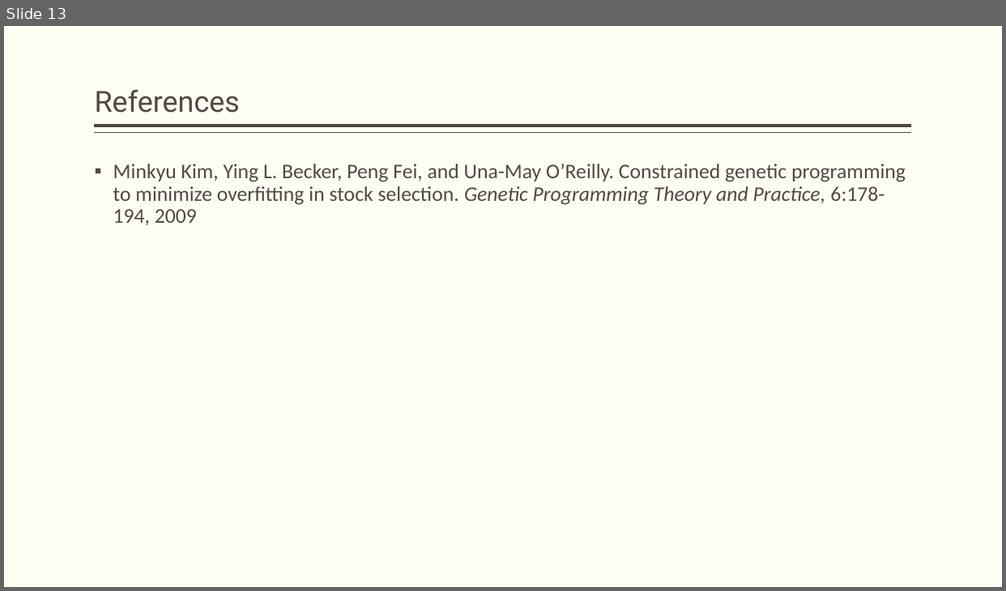
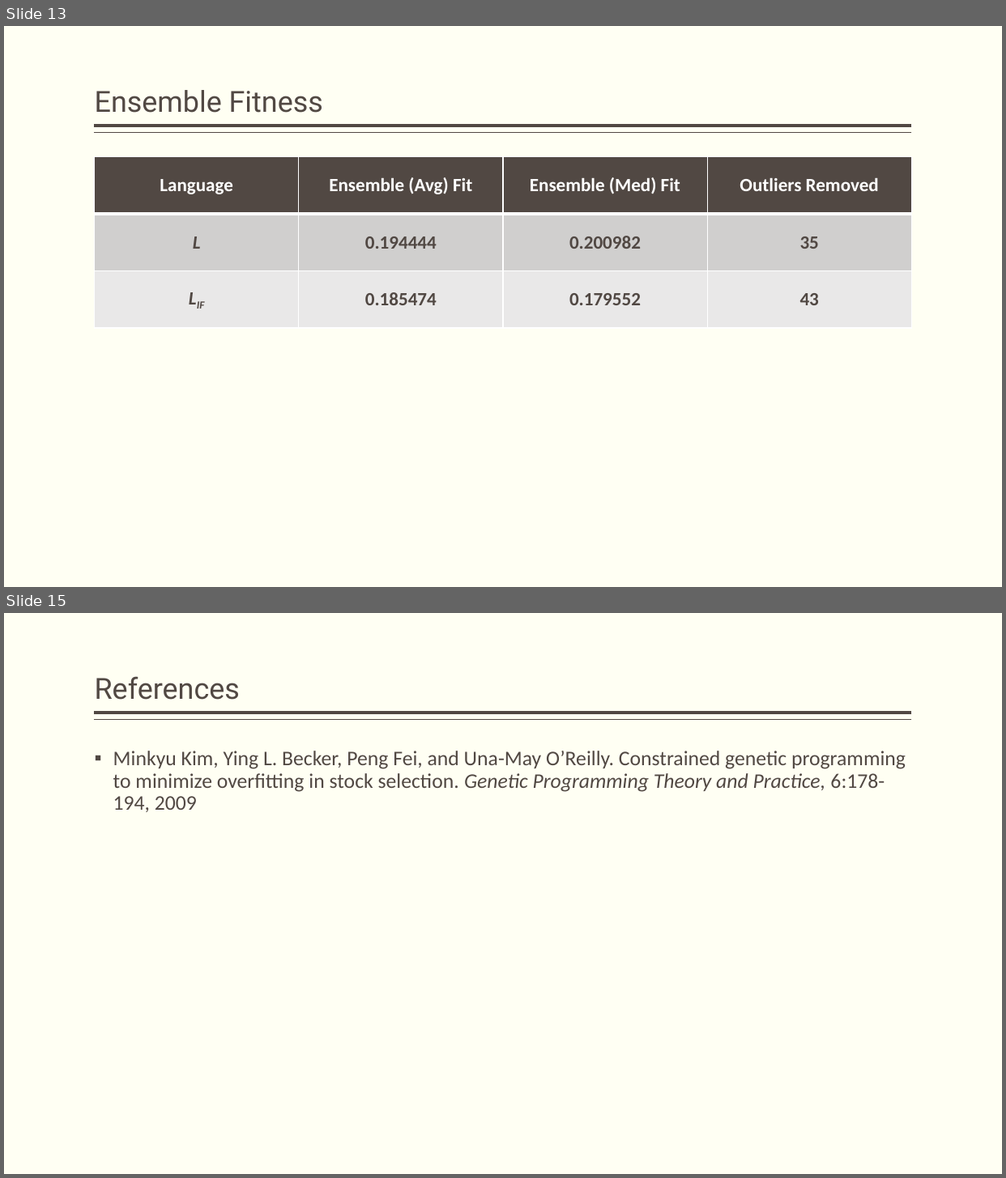
Before and after one commit to JamesEarle/GPP, a slide deck: GPP_Defense.pptx. Shown one above the other, each under a label of ours: slide 13 before the commit, slides 13 and 15 after it; the slides between them are not shown. The pictures are 1006x591 and 1006x1178 pixels, drawn with LibreOffice and Linux fonts; fonts in the diff are those of the drawing. Boxes give left, top, right and bottom in pixels: in the first picture for what was removed or moved away, otherwise in the second. Text is boxed around its words. In the diff, an @@ line names an element or a change of style, - is before the commit and + after.

Commit message:
more graphs, all langs in one table but results will be dispersed and then fitness in one final table comparatively

```diff
--- a/GPP_Defense.pptx
+++ b/GPP_Defense.pptx
@@ slide 13 added at (4,26,1002,587), background #FFFFF3; not listed: 2 template elements that a slide beside it also shows @@
@@ title added at (95,90,323,113), 28 pt, text #514843 @@
+Ensemble Fitness
@@ table added at (95,157,912,328), 3 rows, 4 columns @@
+Language | Ensemble (Avg) Fit | Ensemble (Med) Fit | Outliers Removed
+L | 0.194444 | 0.200982 | 35
+LIF | 0.185474 | 0.179552 | 43
@@ what was slide 13 is now slide 15 @@
```
Also in this commit, not shown: 1 slide changed, 1 other slide added.
